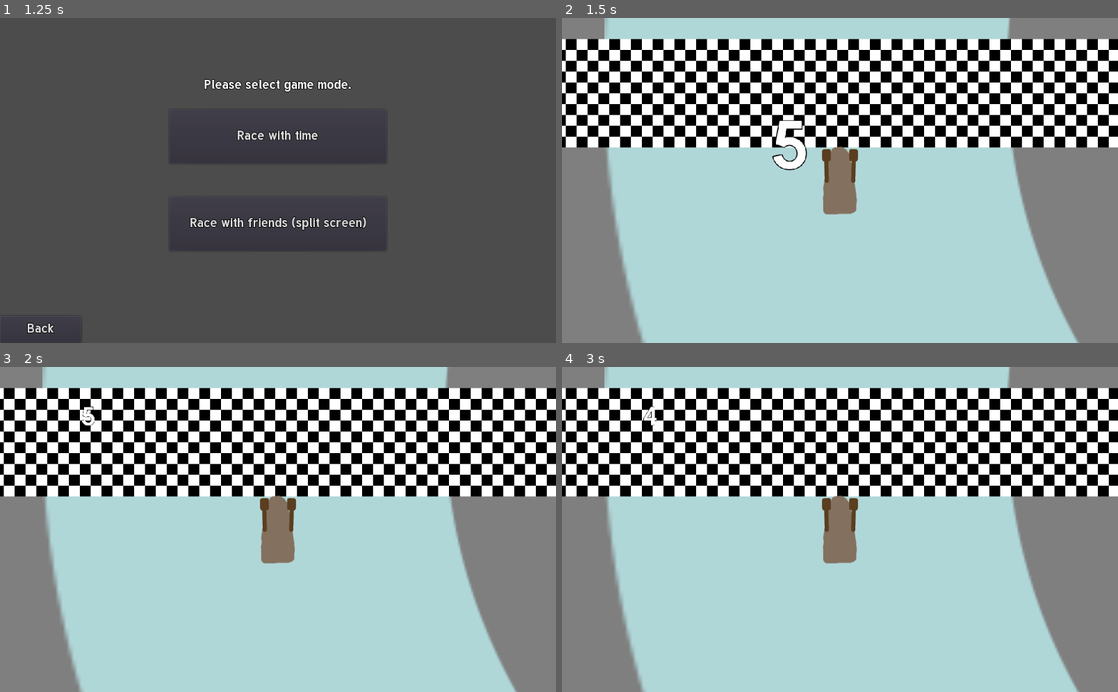
Above: before the commit, frames 1-4 (two rows, left to right).
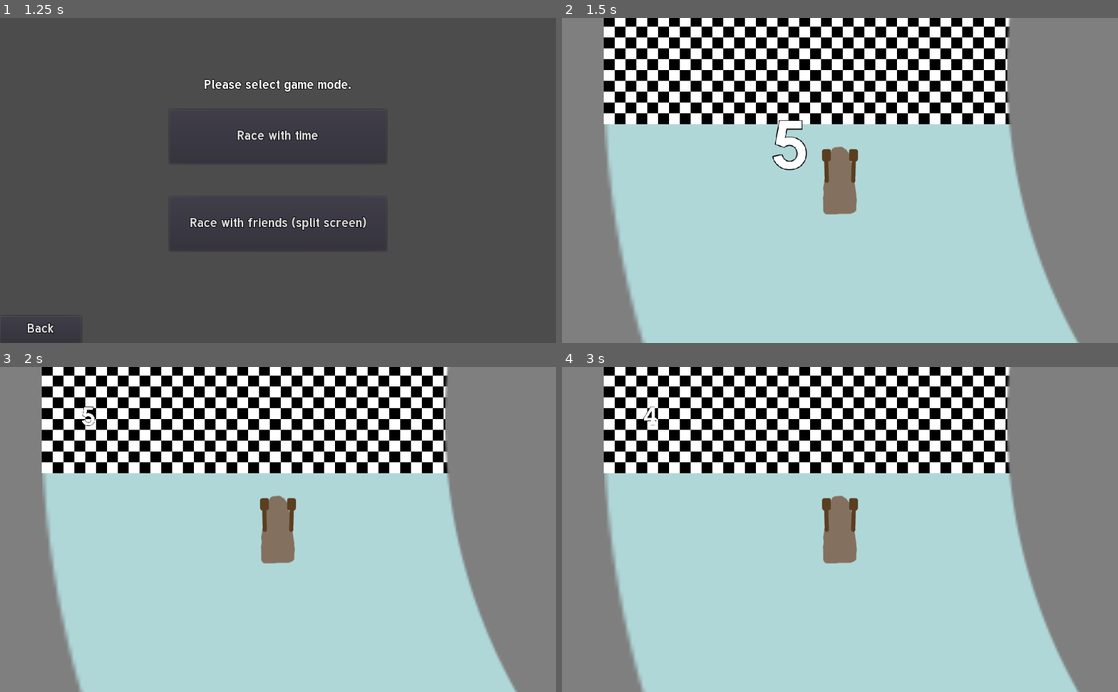
Above: after the commit, the same moments.

Repository: MilanVasko/Ludum-Dare-47
Game: Godot game, scene res://main_menu/main_menu.tscn
Same seed, same stepped clock (60 frames per second), same inputs: the game is played once before the commit and once after it.
Inputs:
- Up to frame 1 (1.25 s): click "Play" at 0.5 s
- Up to frame 2 (1.5 s): click "Race with time" at 1.25 s
- Up to frame 3 (2 s): no input
- Up to frame 4 (3 s): hold Right (right) 2.03-2.78 s; hold Left (left) from 2.78 s (still down)

Frame 1 is identical in both runs. In frame 2, 30% of the frame differs, in the area x 0-100%, y 0-40%; in frame 3, 30%; in frame 4, 30%.

Commit message:
Move checkpoints onto race track itself

Diff:
--- a/main.tscn
+++ b/ingame/main.tscn
@@ -1,19 +1,10 @@
-[gd_scene load_steps=8 format=2]
+[gd_scene load_steps=6 format=2]
 
 [ext_resource path="res://ingame/race_track/race_track.tscn" type="PackedScene" id=2]
-[ext_resource path="res://ingame/finish_line/finish_line.tscn" type="PackedScene" id=3]
 [ext_resource path="res://ingame/game_progress/game_progress.tscn" type="PackedScene" id=4]
-[ext_resource path="res://ingame/checkpoint/checkpoint.tscn" type="PackedScene" id=5]
 [ext_resource path="res://ingame/ingame_ui/ingame_ui.tscn" type="PackedScene" id=6]
 [ext_resource path="res://ingame/ingame_input_handler/player/player_input_handler.tscn" type="PackedScene" id=7]
 [ext_resource path="res://ingame/player/player.tscn" type="PackedScene" id=8]
-
-
-
-
-
-
-
 
 [node name="Main" type="Node2D"]
 
@@ -24,21 +15,6 @@
 
 [node name="RaceTrack" parent="." instance=ExtResource( 2 )]
 
-[node name="Checkpoints" type="Node2D" parent="."]
-
-[node name="Checkpoint2" parent="Checkpoints" instance=ExtResource( 5 )]
-position = Vector2( 14.2682, -1398.81 )
-rotation = 1.53775
-scale = Vector2( 0.822783, 1 )
-
-[node name="Checkpoint3" parent="Checkpoints" instance=ExtResource( 5 )]
-position = Vector2( 9.96155, 1388.97 )
-rotation = 4.67717
-scale = Vector2( 0.822783, 1 )
-
-[node name="Checkpoint4" parent="Checkpoints" instance=ExtResource( 3 )]
-position = Vector2( -1396.13, 42.8115 )
-
 [node name="Player" parent="." instance=ExtResource( 8 )]
 position = Vector2( -1331.58, 203.76 )
 linear_damp = 0.5
--- a/ingame/race_track/race_track.tscn
+++ b/ingame/race_track/race_track.tscn
@@ -1,7 +1,9 @@
-[gd_scene load_steps=4 format=2]
+[gd_scene load_steps=7 format=2]
 
 [ext_resource path="res://ingame/race_track/circle.png" type="Texture" id=1]
-
+[ext_resource path="res://ingame/checkpoint/checkpoint.tscn" type="PackedScene" id=2]
+[ext_resource path="res://ingame/finish_line/finish_line.tscn" type="PackedScene" id=3]
+[ext_resource path="res://ingame/checkpoint/checkpoint.gd" type="Script" id=4]
 
 [sub_resource type="CircleShape2D" id=1]
 radius = 1019.12
@@ -24,14 +26,35 @@
 scale = Vector2( 6.89869, 6.89869 )
 texture = ExtResource( 1 )
 
-[node name="InnerCircle" type="Sprite" parent="."]
-modulate = Color( 0.501961, 0.501961, 0.501961, 1 )
-scale = Vector2( 4, 4 )
-texture = ExtResource( 1 )
-
 [node name="CollisionPolygon2D" type="CollisionPolygon2D" parent="."]
 polygon = PoolVector2Array( -1770.13, -153.153, -1698.86, -545.149, -1567, -823.109, -1274.79, -1232.92, -825.777, -159 …(582 unchanged characters)…
 
 [node name="CollisionShape2D" type="CollisionShape2D" parent="."]
 position = Vector2( 105.088, -2313.15 )
 shape = SubResource( 2 )
+
+[node name="Checkpoints" type="Node2D" parent="."]
+
+[node name="Checkpoint" type="Node2D" parent="Checkpoints" instance=ExtResource( 2 )]
+position = Vector2( 0, -1398.81 )
+rotation = 1.5708
+script = ExtResource( 4 )
+
+[node name="Checkpoint2" type="Node2D" parent="Checkpoints" instance=ExtResource( 2 )]
+position = Vector2( 1388.16, 0 )
+rotation = 3.14159
+script = ExtResource( 4 )
+
+[node name="Checkpoint3" type="Node2D" parent="Checkpoints" instance=ExtResource( 2 )]
+position = Vector2( 0, 1388.97 )
+rotation = 4.71239
+script = ExtResource( 4 )
+
+[node name="Checkpoint4" type="Node2D" parent="Checkpoints" instance=ExtResource( 3 )]
+position = Vector2( -1166.89, 0 )
+script = ExtResource( 4 )
+
+[node name="InnerCircle" type="Sprite" parent="."]
+modulate = Color( 0.501961, 0.501961, 0.501961, 1 )
+scale = Vector2( 4, 4 )
+texture = ExtResource( 1 )
--- a/main_menu/play_menu/play_menu.gd
+++ b/main_menu/play_menu/play_menu.gd
@@ -1,7 +1,7 @@
 extends Control
 
 func _on_race_with_time_pressed():
-	var err = get_tree().change_scene("res://main.tscn")
+	var err = get_tree().change_scene("res://ingame/main.tscn")
 	assert(err == OK)
 
 func _on_race_with_friends_pressed():
